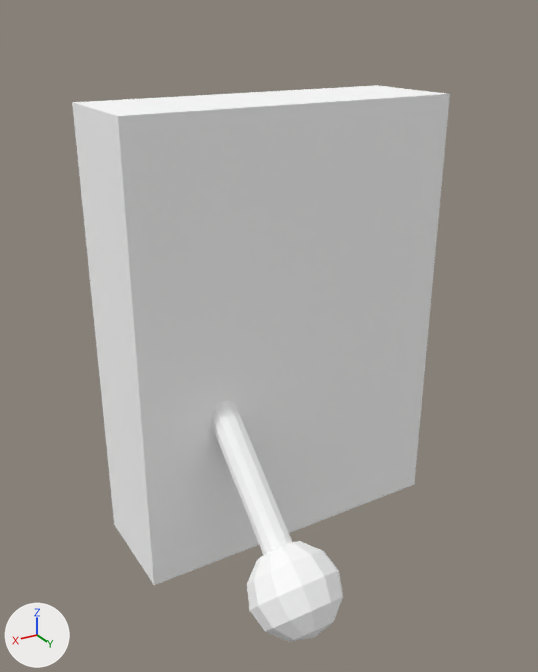
A saved change to the glTF model props/interactable/lightsout_switch/switch.glb.
The view is the same before and after, from a camera (50 mm lens) standing at (0.825, 0.994, 1.155) and looking at (0.09, -0.232, 0.542). Every picture has the same lights, and +X, +Y and +Z are marked at lower left. The older version comes first. Where no turn or scale is listed for an object, it has been applied to the vertices. Vertices at exactly the same position are counted once.

Script lines for the objects in view, before the commit:
```python
mat_material_0 = principled_material('Material_0')
mat_material_0.base_color = (1.0, 1.0, 1.0)  # white #ffffff
mat_material_0.roughness = 1.0
mat_material_1 = principled_material('Material_1')
mat_material_1.base_color = (1.0, 1.0, 1.0)  # white #ffffff
mat_material_1.roughness = 1.0
me_mesh_0 = bpy.data.meshes.new('Mesh_0')
me_mesh_0.from_pydata(...)  # a box spanning x -0.375..0.375, y -0.062..0.188, z 0.0..1.0
me_mesh_0.materials.append(mat_material_0)  # white #ffffff
me_mesh_1 = bpy.data.meshes.new('Mesh_1')
me_mesh_1.from_pydata(...)  # 26 vertices, 48 faces; spans x -0.031..0.031, y 0.026..0.348, z -0.314..-0.018
me_mesh_1.materials.append(mat_material_1)  # white #ffffff
me_mesh_2 = bpy.data.meshes.new('Mesh_2')
me_mesh_2.from_pydata(...)  # 62 vertices, 120 faces; spans x -0.094..0.094, y -0.092..0.092, z -0.092..0.092
me_mesh_2.materials.append(mat_material_2)  # white #ffffff
ob_cube = bpy.data.objects.new('cube', me_mesh_0)
ob_cube.location = (0.0, -0.438, 0.0)
ob_cylinder = bpy.data.objects.new('cylinder', me_mesh_1)
ob_cylinder.location = (0.188, -0.344, 0.448)
ob_sphere = bpy.data.objects.new('sphere', me_mesh_2)
ob_sphere.location = (0.188, 0.03, 0.116)
```
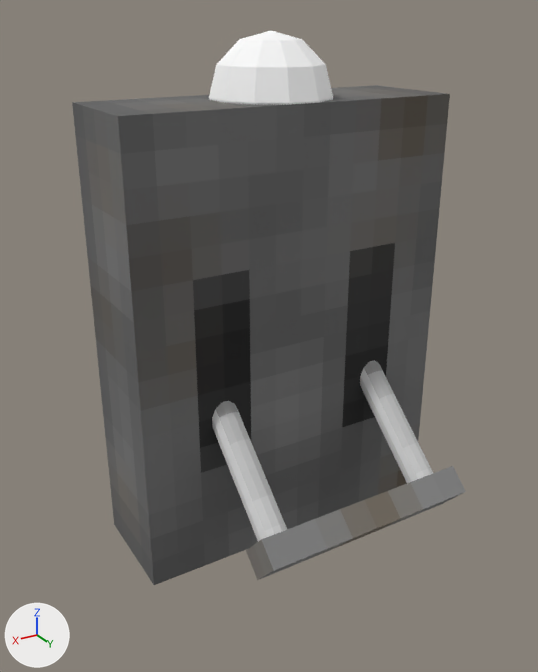
Where the newer file only moved an object's origin or applied its transform, the numbers keep the older frame.

Changed parts and their boxes (x1, y1, x2, y2) in the pictures (538 x 672 px):
'cube', surface changed (white to grey): (72, 85, 450, 585) in both
'sphere', surface changed, moved, turned, rescaled: before (247, 541, 343, 642); after (209, 30, 333, 105)
'mesh', added: after (246, 466, 466, 580)
'cylinder', surface changed (white to grey): (212, 401, 287, 542) in both
'cylinder.001', added: after (360, 360, 433, 483)

Diff of the bpy script that builds the scene:
```diff
--- a/props/interactable/lightsout_switch/switch.glb.py
+++ b/props/interactable/lightsout_switch/switch.glb.py
@@ img_texture_emissive_png @@
+img_texture_emissive_png = load_image('texture_emissive.png', 'texture_emissive.png', 16, 16, 'sRGB')
@@ img_texture_png @@
+img_texture_png = load_image('texture.png', 'texture.png', 64, 64, 'sRGB')
@@ mat_material_0 @@
 mat_material_0 = bpy.data.materials.new('Material_0')
-# nodes: BsdfPrincipled, OutputMaterial
-# colours: white #ffffff
+# nodes: BsdfPrincipled, Math x2, OutputMaterial, TexImage
+# uses the picture img_texture_png
@@ mat_material_1 @@
 mat_material_1 = bpy.data.materials.new('Material_1')
-# nodes: BsdfPrincipled, OutputMaterial
-# colours: white #ffffff
+# nodes: BsdfPrincipled, Math x2, OutputMaterial, TexImage
+# uses the picture img_texture_emissive_png
@@ me_mesh_0 @@
 me_mesh_0.from_pydata(...)  # 8 vertices, 12 faces; spans x -0.375..0.375, y -0.062..0.188, z 0.0..1.0
 # used by ob_cube; location = (0.0, -0.438, 0.0)
+# me_mesh_0 part 1: texture (UV) coordinates of 12 of 12 faces, centred in x -0.375..0.375, y -0.062..0.188, z 0.0..1.0, changed; they spanned u 0.0..0.75, v 0.0..1.0 and now span u 0.0..0.39, v 0.48..1.0
 me_mesh_0.materials.append(mat_material_0)
@@ me_mesh_2 @@
 # used by ob_sphere; location = (0.188, 0.03, 0.116)
-me_mesh_2.from_pydata(...)  # 62 vertices, 120 faces; spans x -0.094..0.094, y -0.092..0.092, z -0.092..0.092
+me_mesh_2.from_pydata(...)  # 62 vertices, 120 faces; spans x -0.312..-0.062, y -0.53..-0.28, z 0.763..1.013
+# me_mesh_2 part 2: the whole mesh is turned 131.6 degrees about the x axis through its middle and scaled by 1.33, then moved by (-0.188, -0.405, 0.888)
 me_mesh_2.materials.append(mat_material_2)
@@ me_mesh_3 @@
+me_mesh_3.from_pydata(...)  # 8 vertices, 12 faces; spans x -0.25..0.25, y -0.031..0.078, z -0.077..0.035
+me_mesh_3.materials.append(mat_material_0)
@@ me_mesh_2_1 @@
+me_mesh_2_1.from_pydata(...)  # 26 vertices, 48 faces; spans x -0.031..0.031, y 0.026..0.348, z -0.314..-0.018
+me_mesh_2_1.materials.append(mat_material_0)
@@ ob_mesh @@
+ob_mesh = bpy.data.objects.new('mesh', me_mesh_3)
+ob_mesh.location = (-0.016, -0.052, 0.188)
@@ ob_cylinder_001 @@
+ob_cylinder_001 = bpy.data.objects.new('cylinder.001', me_mesh_2_1)
+ob_cylinder_001.location = (-0.203, -0.344, 0.448)
```
